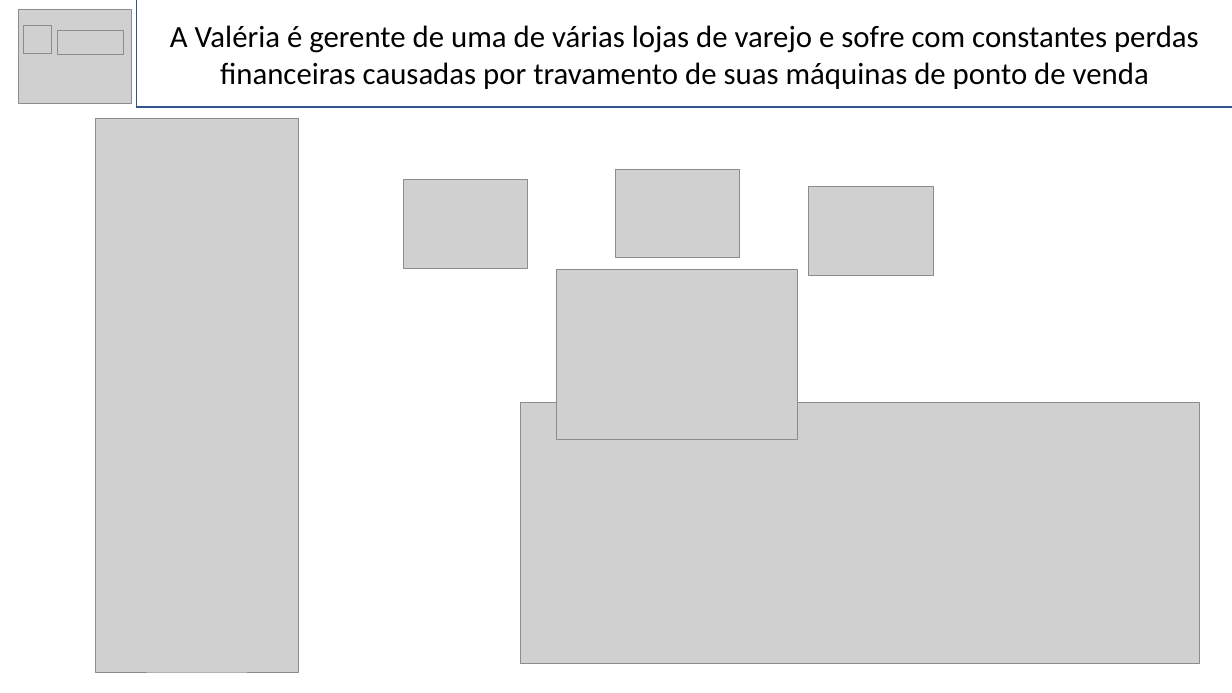
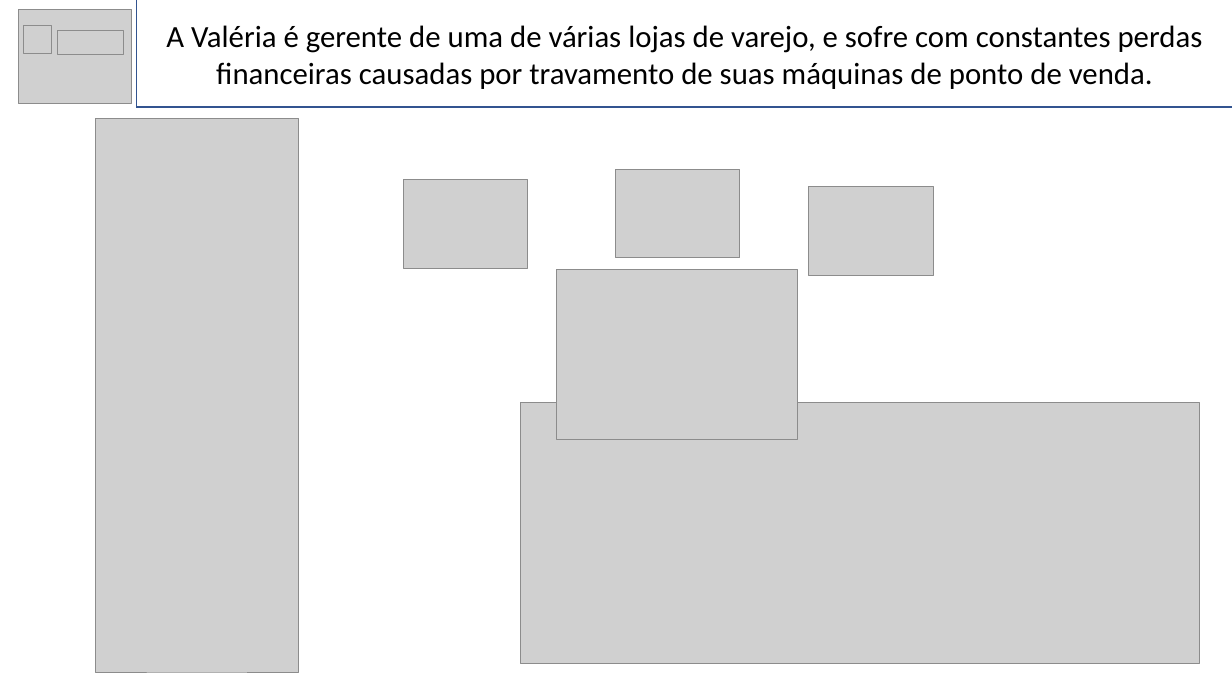
Before and after one commit to BandTec/primelloteirs, a slide deck: slide 2 of Documentacao/StoryBoard_KPRunnin'.pptx. Drawn at 1232x693 pixels with LibreOffice and Linux fonts; fonts in the diff are those of the drawing; grey boxes stand for pictures. Boxes give left, top, right and bottom in pixels: in the first picture for what was removed or moved away, otherwise in the second. Text is boxed around its words. In the diff, an @@ line names an element or a change of style, - is before the commit and + after.

```diff
--- a/Documentacao/StoryBoard_KPRunnin'.pptx
+++ b/Documentacao/StoryBoard_KPRunnin'.pptx
@@ text in rectangle at <box>166,25,1203,89</box>: text changed @@
-A Valéria é gerente de uma de várias lojas de varejo e sofre com constantes perdas financeiras causadas por travamento de suas máquinas de ponto de venda
+A Valéria é gerente de uma de várias lojas de varejo, e sofre com constantes perdas financeiras causadas por travamento de suas máquinas de ponto de venda.
```
Also in this commit, not shown: 7 other slides changed.
